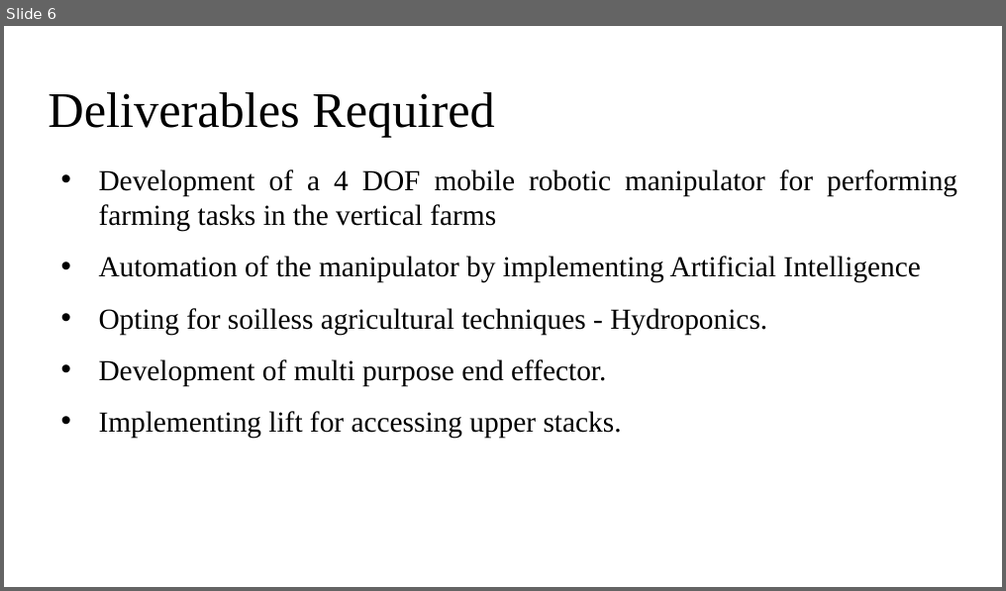
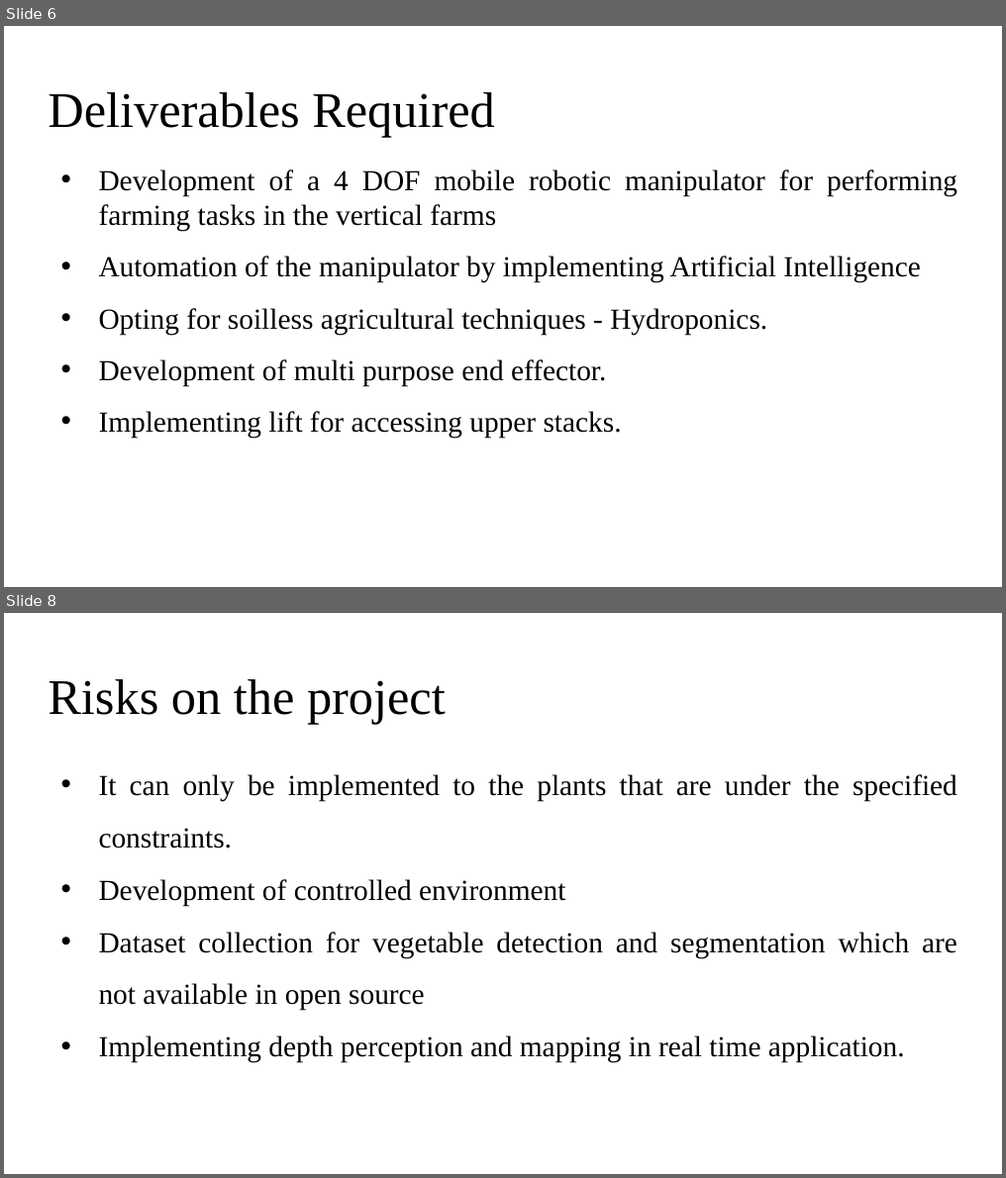
Before and after one commit to Rohith18p/Major-Project, a slide deck: AGNI Fellowship/IPTEF.pptx. Shown one above the other, each under a label of ours: slide 6 before the commit, slides 6 and 8 after it; the slides between them are not shown. The pictures are 1006x591 and 1006x1178 pixels, drawn with LibreOffice and Linux fonts; fonts in the diff are those of the drawing. Boxes give left, top, right and bottom in pixels: in the first picture for what was removed or moved away, otherwise in the second. Text is boxed around its words. In the diff, an @@ line names an element or a change of style, - is before the commit and + after.

```diff
--- a/AGNI Fellowship/IPTEF.pptx
+++ b/AGNI Fellowship/IPTEF.pptx
@@ slide 8 added at [4, 613, 1002, 1174], background #FFFFFF @@
@@ title added at [48, 679, 446, 725], 48 pt, text #000000 @@
+Risks on the project
@@ text added at [99, 774, 957, 1063], 28 pt, text #000000 @@
+• It can only be implemented to the plants that are under the specified constraints.
+• Development of controlled environment
+• Dataset collection for vegetable detection and segmentation which are not available in open source
+• Implementing depth perception and mapping in real time application.
```
Also in this commit, not shown: 6 slides changed, 13 other slides added, 54 other files.
